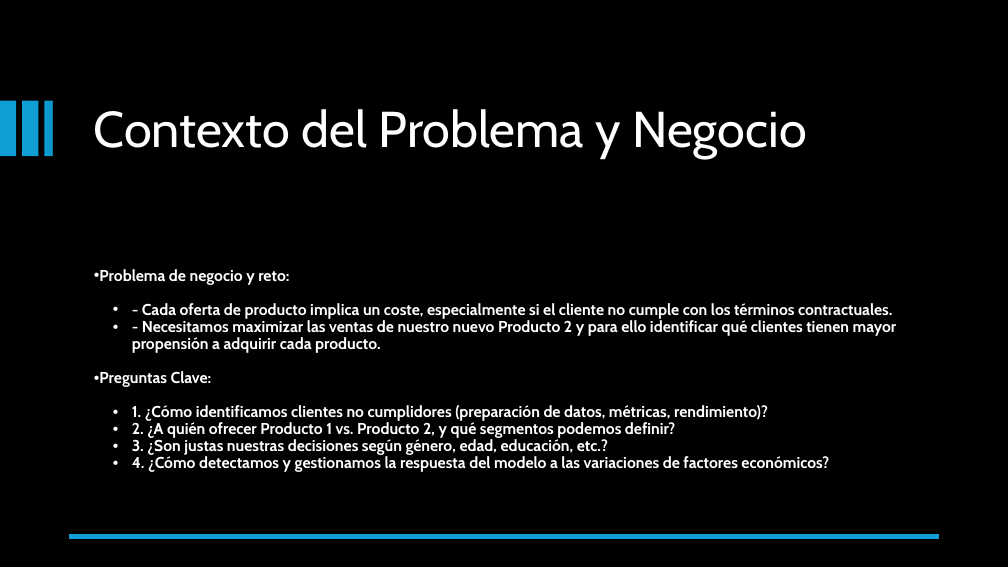
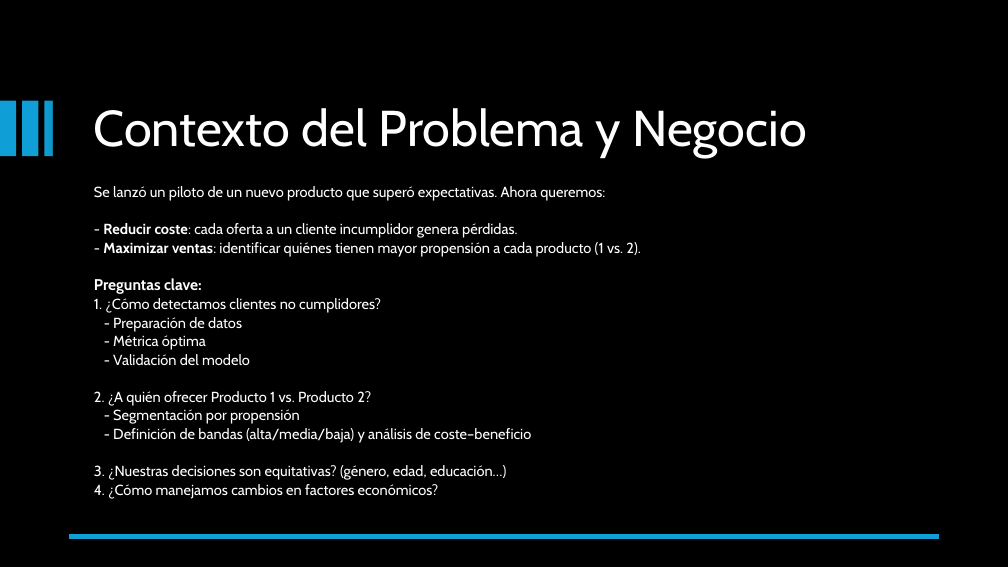
Before and after one commit to Elsaveram/credit-and-risk-propensity-models, a slide deck: slide 2 of modelos_riesgo_y_propension.pptx. Drawn at 1008x567 pixels with LibreOffice and Linux fonts; fonts in the diff are those of the drawing. Boxes give left, top, right and bottom in pixels: in the first picture for what was removed or moved away, otherwise in the second. Text is boxed around its words. In the diff, an @@ line names an element or a change of style, - is before the commit and + after.

```diff
--- a/modelos_riesgo_y_propension.pptx
+++ b/modelos_riesgo_y_propension.pptx
@@ text at <box>94,186,640,499</box>: text changed; size 15 to 13.9 pt; bold off @@
-• Problema de negocio y reto:
-  • - Cada oferta de producto implica un coste, especialmente si el cliente no cumple con los términos contractuales.
-  • - Necesitamos maximizar las ventas de nuestro nuevo Producto 2 y para ello identificar qué clientes tienen mayor propensión a adquirir cada producto.
-• Preguntas Clave:
-  • 1. ¿Cómo identificamos clientes no cumplidores (preparación de datos, métricas, rendimiento)?
-  • 2. ¿A quién ofrecer Producto 1 vs. Producto 2, y qué segmentos podemos definir?
-  • 3. ¿Son justas nuestras decisiones según género, edad, educación, etc.?
-  • 4. ¿Cómo detectamos y gestionamos la respuesta del modelo a las variaciones de factores económicos?
+Se lanzó un piloto de un nuevo producto que superó expectativas. Ahora queremos:
+- Reducir coste: cada oferta a un cliente incumplidor genera pérdidas.
+- Maximizar ventas: identificar quiénes tienen mayor propensión a cada producto (1 vs. 2).
+Preguntas clave:
+1. ¿Cómo detectamos clientes no cumplidores?
+- Preparación de datos
+- Métrica óptima
+- Validación del modelo
+2. ¿A quién ofrecer Producto 1 vs. Producto 2?
+- Segmentación por propensión
+- Definición de bandas (alta/media/baja) y análisis de coste–beneficio
+3. ¿Nuestras decisiones son equitativas? (género, edad, educación…)
+4. ¿Cómo manejamos cambios en factores económicos?
```
Also in this commit, not shown: 2 other slides changed, 1 other file.
